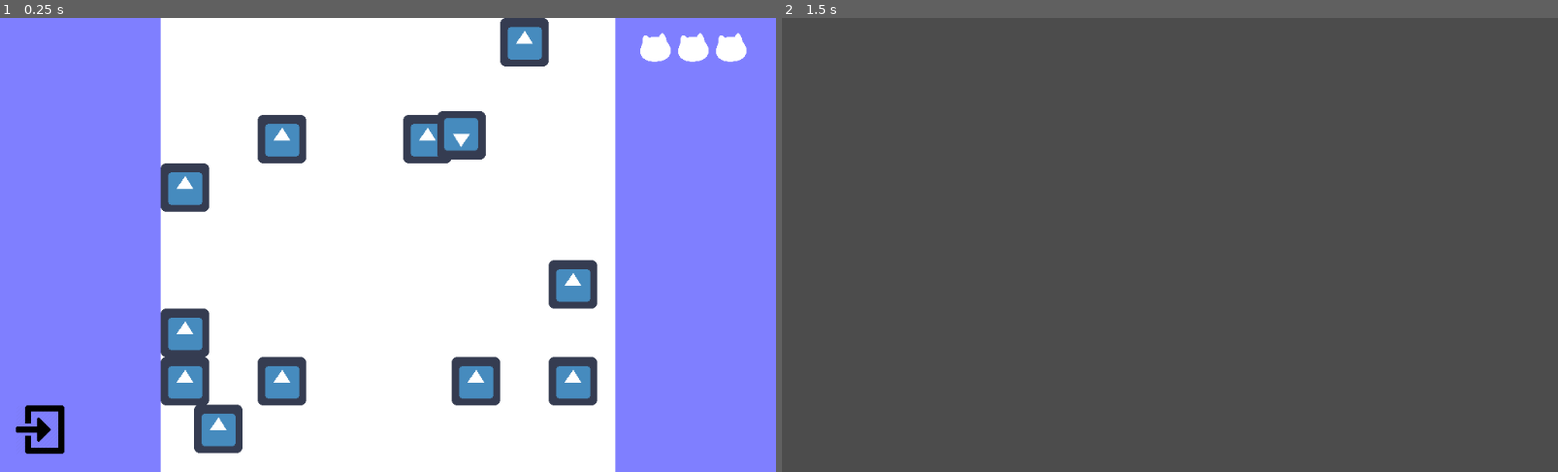
Above: before the commit, frames 1-2 (left to right).
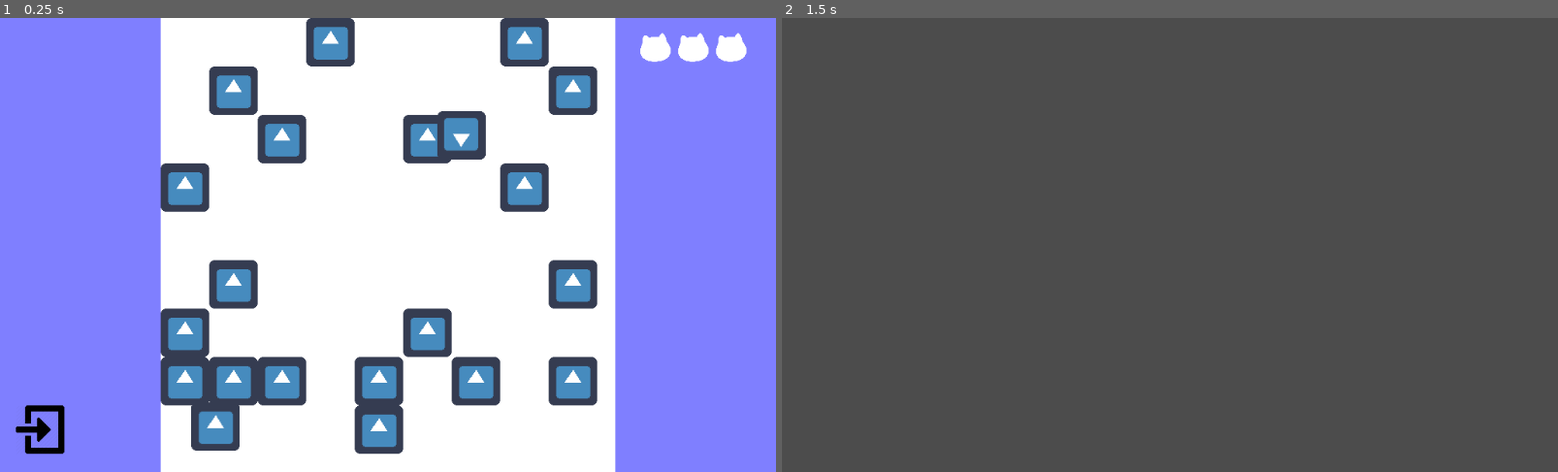
Above: after the commit, the same moments.

Repository: Baidadan67/Save-Wandering-Cats-Meow
Game: Godot game, scene res://Scene/Outside/OutsideRoom.tscn
Same seed, same stepped clock (60 frames per second), same inputs: the game is played once before the commit and once after it. The engine's default icon, where the game draws it, is replaced by a stand-in: a white triangle on a blue panel in a dark square.
Inputs (mouse positions are in pixels of both pictures, inside the frame that each line leads up to):
- Up to frame 1 (0.25 s): no input
- Up to frame 2 (1.5 s): tap Enter (ui_accept) at 0.5, 0.77, 1.25 s; move the mouse to (820, 431) at 0.52 s; hold Right (ui_right) 0.53-1.28 s; click (820, 431) at 0.67 s; move the mouse to (1014, 267) at 1.27 s; hold Down (ui_down) from 1.28 s (still down)

The runs differ from the first frame. In frame 1, 6.1% of the frame differs, in the area x 24-77%, y 0-97%; in frame 2, nothing differs.

Commit message:
Edit obstacle size

Diff:
--- a/project/Scene/Outside/Obstacle.tscn
+++ b/project/Scene/Outside/Obstacle.tscn
@@ -7,7 +7,7 @@
 extents = Vector2( 29.5, 30 )
 
 [sub_resource type="RectangleShape2D" id=2]
-extents = Vector2( 32, 32 )
+extents = Vector2( 30, 30 )
 
 [node name="Obstacle" type="StaticBody2D"]
 script = ExtResource( 2 )
--- a/project/Scene/Outside/Player.tscn
+++ b/project/Scene/Outside/Player.tscn
@@ -4,7 +4,8 @@
 [ext_resource path="res://Sprite/icon.png" type="Texture" id=2]
 
 [sub_resource type="CapsuleShape2D" id=1]
-radius = 24.0
+radius = 30.0
+height = 0.0
 
 [node name="Player" type="KinematicBody2D"]
 script = ExtResource( 1 )
--- a/project/Script/CatOutdoor.gd
+++ b/project/Script/CatOutdoor.gd
@@ -27,16 +27,16 @@
 		HIDDING:
 			var direction = position.direction_to(player_position)
 			if position.x ==  BOARDER[0] + SIZE[0] / 2:
-				print("up")
+				# print("up")
 				direction.x = - direction.x
 			elif position.x ==  BOARDER[0] - SIZE[0] / 2:
-				print("down")
+				# print("down")
 				direction.x = - direction.x
 			if position.y == BOARDER[2] + SIZE[0] / 2:
-				print("left")
+				# print("left")
 				direction.y = - direction.y
 			elif position.y == BOARDER[2] - SIZE[0] / 2:
-				print("right")
+				# print("right")
 				direction.y = - direction.y
 			direction = - direction
 			velocity = velocity.move_toward(direction * MAX_SPEED, ACCELERATION * delta)
--- a/project/Script/ObstacleGenerator.gd
+++ b/project/Script/ObstacleGenerator.gd
@@ -1,6 +1,6 @@
 extends Node2D
 
-var maxObstacle = 10
+var maxObstacle = 20
 var obstacleScene = load("res://Scene/Outside/Obstacle.tscn")
 
 # Called when the node enters the scene tree for the first time.
